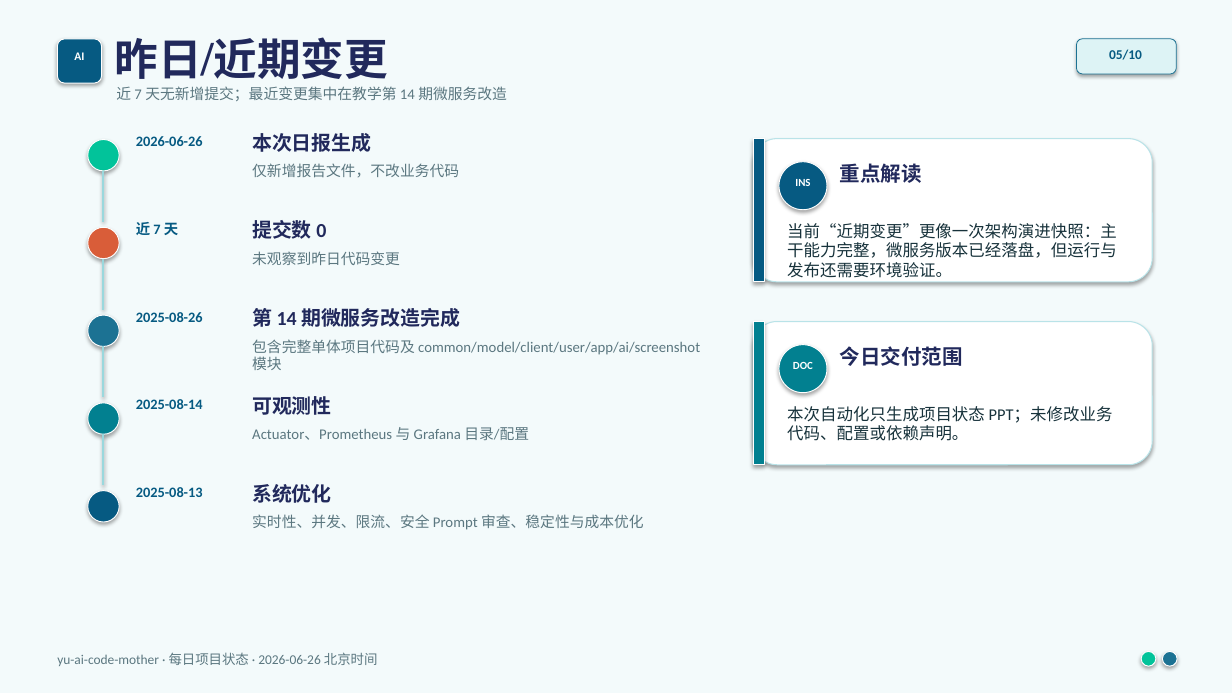
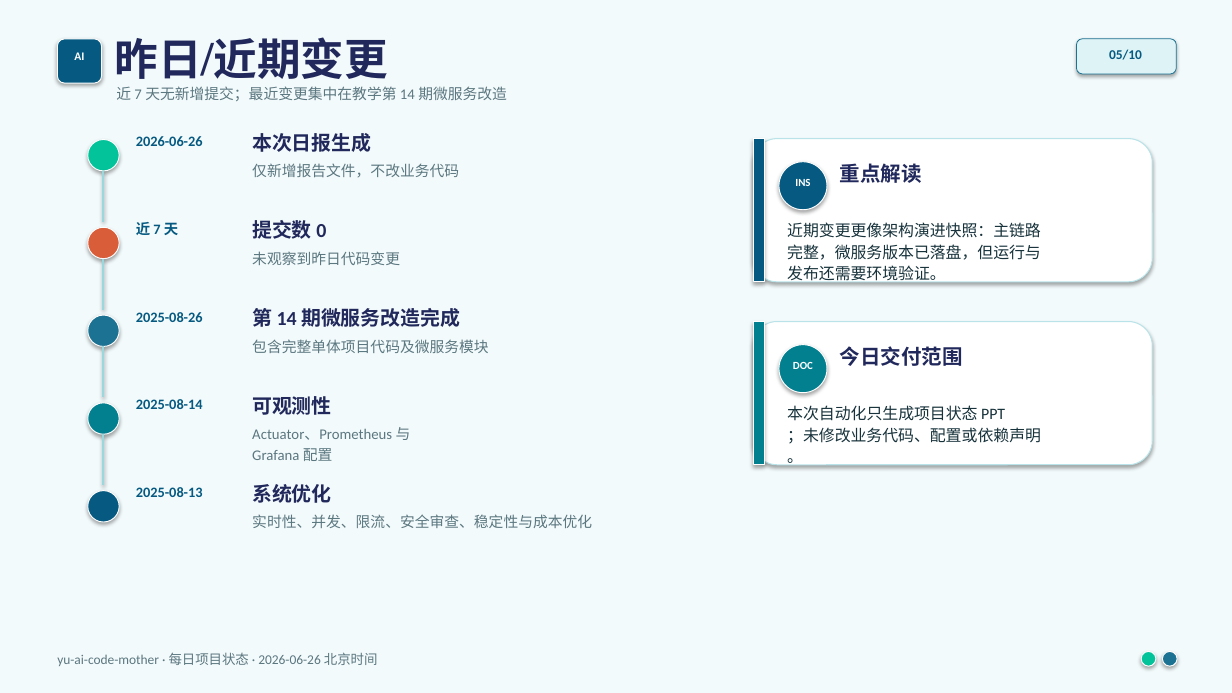
Before and after one commit to liyupi/yu-ai-code-mother, a slide deck: slide 5 of docs/reports/project-status-2026-06-26.pptx. Drawn at 1232x693 pixels with LibreOffice and Linux fonts; fonts in the diff are those of the drawing. Boxes give left, top, right and bottom in pixels: in the first picture for what was removed or moved away, otherwise in the second. Text is boxed around its words. In the diff, an @@ line names an element or a change of style, - is before the commit and + after.

```diff
--- a/docs/reports/project-status-2026-06-26.pptx
+++ b/docs/reports/project-status-2026-06-26.pptx
@@ text "仅新增报告文件，不改业务代码" at <box>252,163,459,178</box>: more space between paragraphs @@
@@ text at <box>787,222,1041,285</box>: text changed; size 12.8 to 12.4 pt @@
-当前“近期变更”更像一次架构演进快照：主干能力完整，微服务版本已经落盘，但运行与发布还需要环境验证。
+近期变更更像架构演进快照：主链路
+完整，微服务版本已落盘，但运行与
+发布还需要环境验证。
@@ text "未观察到昨日代码变更" at <box>252,251,400,265</box>: more space between paragraphs @@
@@ text at <box>252,339,489,353</box>: text changed @@
-包含完整单体项目代码及 common/model/client/user/app/ai/screenshot 模块
+包含完整单体项目代码及微服务模块
@@ text at <box>787,405,1041,444</box>: text changed; size 12.8 to 12.4 pt @@
-本次自动化只生成项目状态 PPT；未修改业务代码、配置或依赖声明。
+本次自动化只生成项目状态 PPT
+；未修改业务代码、配置或依赖声明
+。
@@ text at <box>252,427,411,461</box>: text changed @@
-Actuator、Prometheus 与 Grafana 目录/配置
+Actuator、Prometheus 与
+Grafana 配置
@@ text at <box>252,514,592,528</box>: text changed @@
-实时性、并发、限流、安全 Prompt 审查、稳定性与成本优化
+实时性、并发、限流、安全审查、稳定性与成本优化
```
Also in this commit, not shown: 9 other slides changed.
